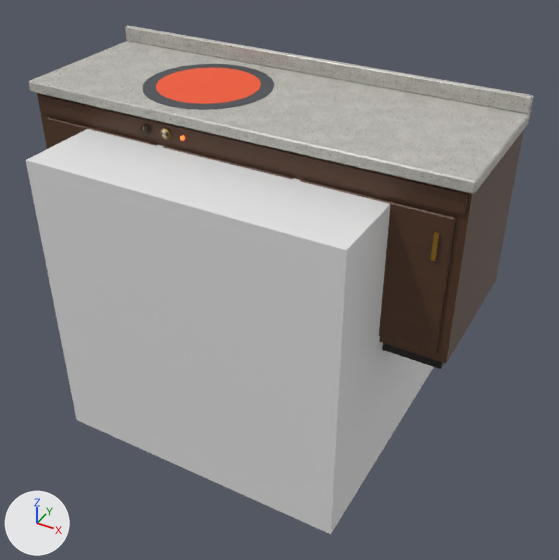
Two versions of the Blender file blender/warmer.blend, one commit apart.
One viewpoint serves both versions: a 50 mm lens placed at (2.23, -3.81, 2.86), pointed at (0.12, -0.06, 0.01). Every picture has the same lights, and +X, +Y and +Z are marked at lower left. The older version comes first.

The first picture shows 'Cube', 'WarmerBody', 'WarmerWells' and 1 more.
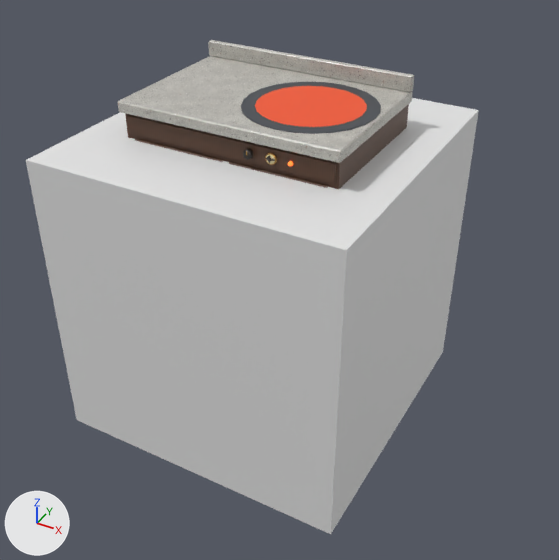
The change, as a diff of the scene's bpy script:
```diff
--- a/blender/warmer.blend.py
+++ b/blender/warmer.blend.py
@@ me_cube_001 @@
 # used by ob_warmerbody; parent = ob_warmer; location = (0.0, 0.04, 0.05)
-me_cube_001.from_pydata(...)  # 168 vertices, 166 faces; spans x -1.42..1.42, y -0.54..0.46, z -0.05..1.29
+me_cube_001.from_pydata(...)  # 136 vertices, 134 faces; spans x -0.72..0.72, y -0.54..0.46, z -0.05..1.29
+# me_cube_001 part 1: a new loose piece, a box spanning x -0.7..0.7, y -0.5..0.46, z 0.05..1.12, in mat_warmersugi (picture img_warmer_sugi)
+# me_cube_001 part 2: the loose piece of 24 vertices spanning x -1.42..1.42, y -0.54..0.46, z 1.12..1.19 is scaled about its middle by (0.505, 1, 1)
+# me_cube_001 part 3: the loose piece of 24 vertices spanning x -1.42..1.42, y 0.42..0.46, z 1.19..1.29 is scaled about its middle by (0.506, 1, 1)
+# me_cube_001 part 4: the loose piece of 24 vertices spanning x -0.43..0.43, y -0.52..-0.5, z 0.1..0.96 is scaled about its middle by (0.713, 1, 1), then moved by (-0.33, 0.0, 0.0)
+# me_cube_001 part 5: the loose piece of 24 vertices spanning x 0.47..1.34, y -0.52..-0.5, z 0.1..0.96 is scaled about its middle by (0.713, 1, 1), then moved by (-0.58, 0.0, 0.0)
+# me_cube_001 part 6: a new loose piece, a box spanning x -0.68..0.68, y -0.512..-0.5, z 0.986..1.096, in mat_warmersugi (picture img_warmer_sugi)
+# me_cube_001 part 7: the loose piece of 24 vertices spanning x -1.34..-0.47, y -0.52..-0.5, z 0.1..0.96 is deleted
+# me_cube_001 part 8: the loose piece of 8 vertices spanning x -1.36..1.36, y -0.44..0.44, z -0.05..0.05 is deleted
+# me_cube_001 part 9: the loose piece of 8 vertices spanning x -1.38..1.38, y -0.51..-0.5, z 0.99..1.1 is deleted
+# me_cube_001 part 10: the loose piece of 8 vertices spanning x -1.4..1.4, y -0.5..0.46, z 0.05..1.12 is deleted
+# me_cube_001 part 11: the loose piece of 8 vertices spanning x 1.25..1.27, y -0.53..-0.52, z 0.7..0.86 is deleted
+# other edits to the shape of me_cube_001 do not show in these pictures
 me_cube_001.materials.append(mat_warmerkick)
@@ ob_warmerwells @@
 ob_warmerwells.parent = ob_warmer
-ob_warmerwells.location = (-0.4, -0.02, 1.238)
+ob_warmerwells.location = (0.3, -0.02, 1.238)
```

Boxes [x1, y1, x2, y2] around the edits, measured in the pictures (559 x 560 px; the box of a moved part takes in the faces that stretch with it):
'WarmerBody', reshaped
    before: [29, 26, 533, 369]
    after: [118, 40, 414, 189]
'WarmerWells', moved
    before: [143, 64, 274, 110]
    after: [241, 82, 381, 134]
part 1 of me_cube_001, added
    after: [125, 104, 409, 189]
part 2 of me_cube_001, moved or reshaped
    before: [29, 41, 530, 194]
    after: [118, 56, 413, 163]
part 3 of me_cube_001, moved or reshaped
    before: [125, 26, 533, 114]
    after: [208, 40, 414, 92]
part 4 of me_cube_001, moved or reshaped
    before: [163, 146, 294, 179]
    after: [135, 139, 223, 162]
part 5 of me_cube_001, moved or reshaped
    before: [300, 180, 456, 354]
    after: [229, 162, 328, 188]
part 6 of me_cube_001, added (brown)
    after: [127, 115, 336, 183]
part 7 of me_cube_001, deleted (brown)
    before: [47, 117, 158, 146]
part 8 of me_cube_001, deleted (black)
    before: [382, 343, 444, 369]
part 9 of me_cube_001, deleted (brown)
    before: [38, 94, 468, 215]
part 10 of me_cube_001, deleted (mostly hidden)
    before: [37, 93, 524, 363]
part 11 of me_cube_001, deleted
    before: [431, 232, 439, 261]
